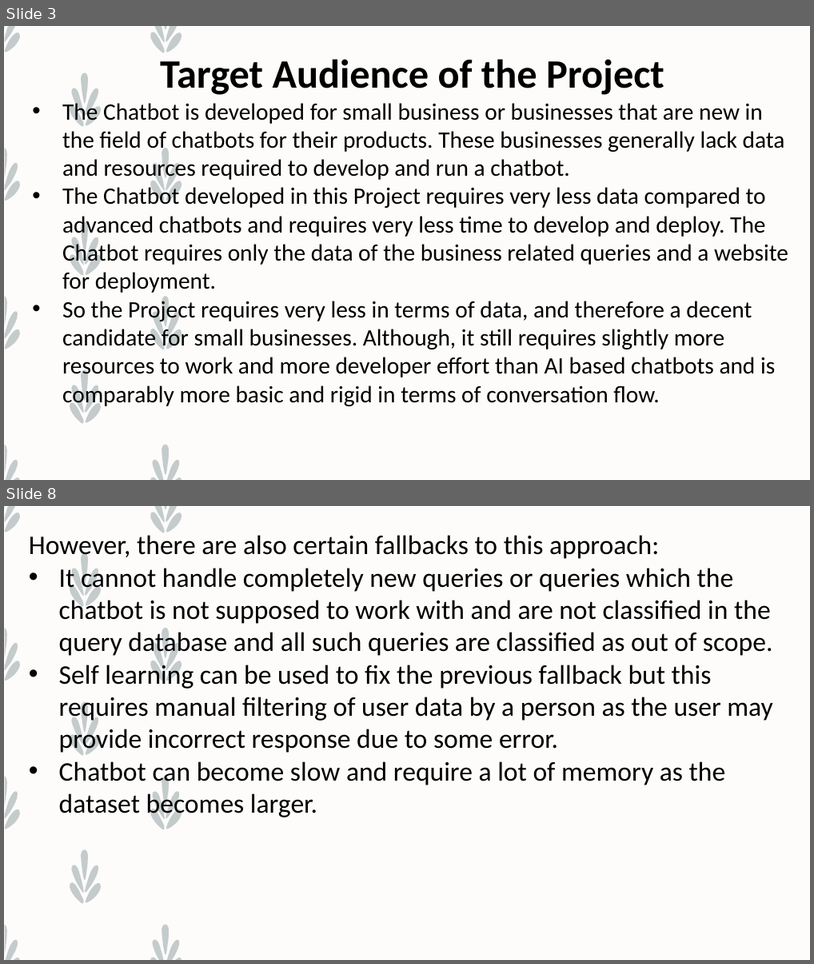
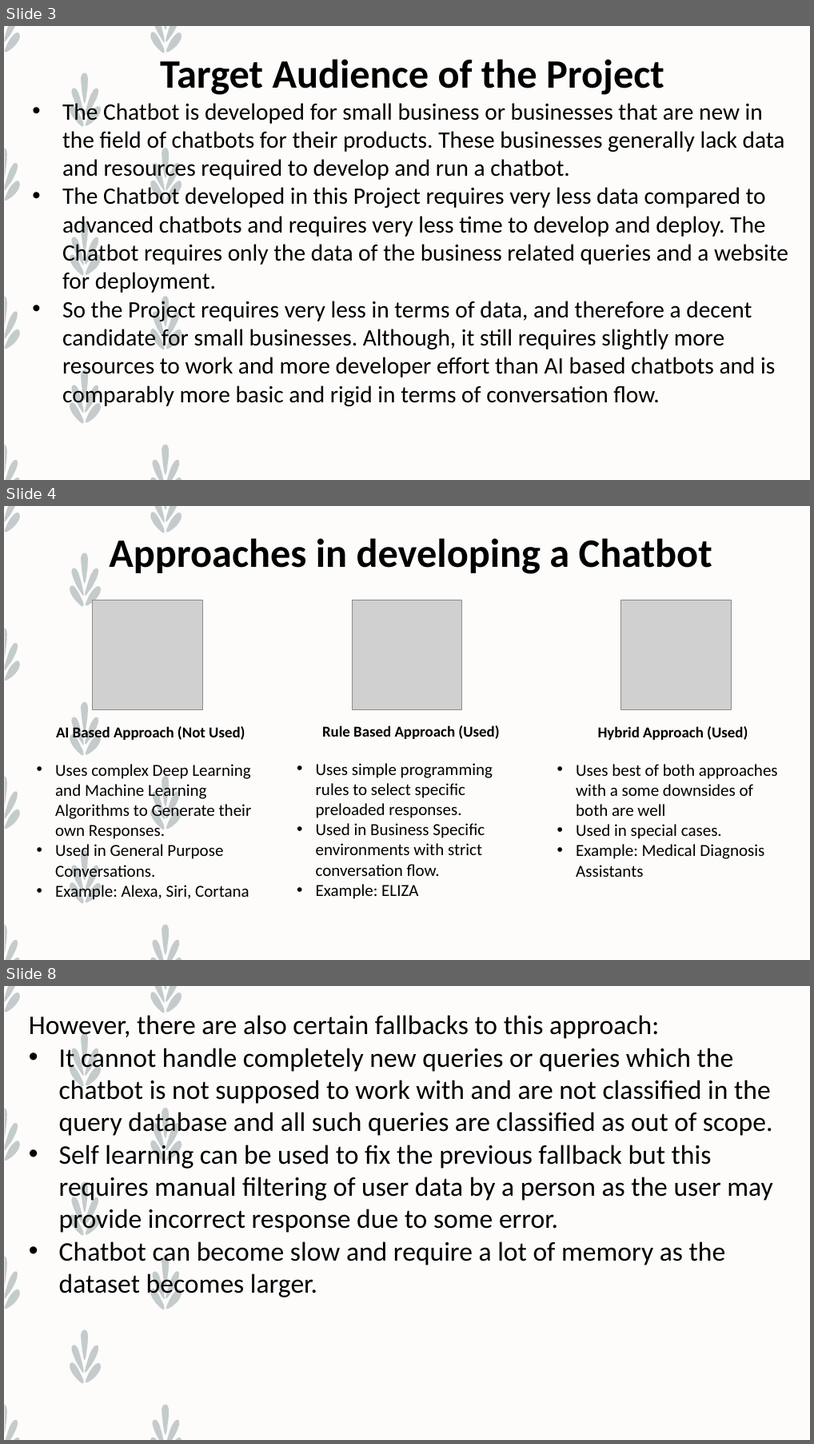
Before and after one commit to Graviton5/Minor-Project, a slide deck: Chatbot/Presentation Data/Final Presentation.pptx. Shown one above the other, each under a label of ours: slides 3 and 8 before the commit, slides 3, 4 and 8 after it; the slides between them are not shown. The pictures are 814x964 and 814x1444 pixels, drawn with LibreOffice and Linux fonts; fonts in the diff are those of the drawing; grey boxes stand for pictures. Boxes give left, top, right and bottom in pixels: in the first picture for what was removed or moved away, otherwise in the second. Text is boxed around its words. In the diff, an @@ line names an element or a change of style, - is before the commit and + after.

```diff
--- a/Chatbot/Presentation Data/Final Presentation.pptx
+++ b/Chatbot/Presentation Data/Final Presentation.pptx
@@ slide 4 added at [4,506,810,960], background #FDFCFA; not listed: 1 template element that a slide beside it also shows @@
@@ text added at [109,538,713,574], 48 pt, text #000000, bold @@
+Approaches in developing a Chatbot
@@ picture added at [92,600,202,710] @@
@@ picture added at [353,600,462,710] @@
@@ picture added at [622,600,732,710] @@
@@ text added at [55,725,252,901], 20 pt, text #000000 @@
+AI Based Approach (Not Used)
+• Uses complex Deep Learning and Machine Learning Algorithms to Generate their own Responses.
+• Used in General Purpose Conversations.
+• Example: Alexa, Siri, Cortana
@@ text added at [316,725,499,899], 20 pt, text #000000 @@
+Rule Based Approach (Used)
+• Uses simple programming rules to select specific preloaded responses.
+• Used in Business Specific environments with strict conversation flow.
+• Example: ELIZA
@@ text added at [576,726,778,876], 20 pt, text #000000 @@
+Hybrid Approach (Used)
+• Uses best of both approaches with a some downsides of both are well
+• Used in special cases.
+• Example: Medical Diagnosis Assistants
```
Also in this commit, not shown: 9 slides changed, 1 slide removed, 1 other file.
